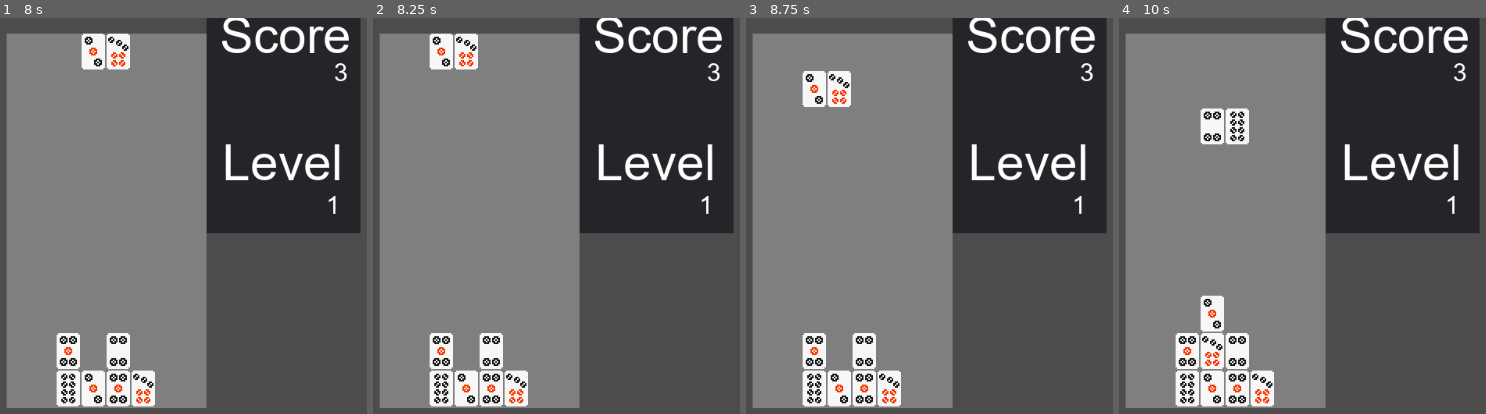
Above: before the commit, frames 1-4 (left to right).
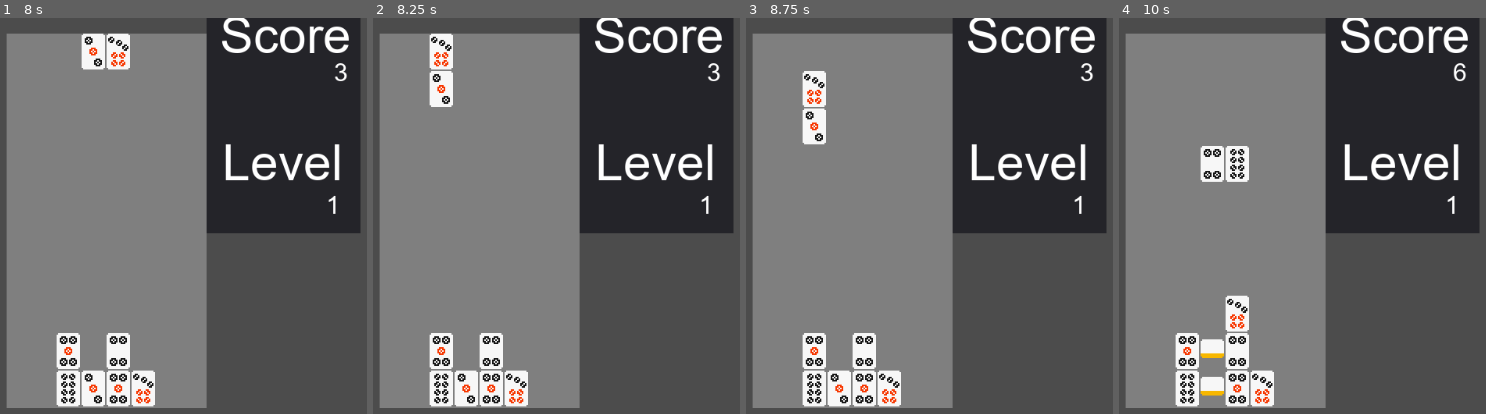
Above: after the commit, the same moments.

Repository: Xgor/Mahjocks
Game: Godot game, scene res://test.tscn
Two runs of this game, one before a commit and one after it. Both use one fixed random seed, a clock stepped at 60 frames per second and the inputs below.
Inputs:
- Up to frame 1 (8 s): tap Enter at 0.5, 2.75, 4.25 s; hold Right (ui_right) 0.53-1.28 s; hold Down (play_drop) 0.53-1.28 s; hold A (play_left) 1.28-2.03 s; tap Space (play_rotate_ccw) at 1.35, 2, 3.5, 3.6, 5, 5.85 s; hold Right (ui_right) 2.03-3.53 s; tap Ctrl (play_rotate_cw) at 2.1, 4.35, 6.6 s; tap Down (play_drop) at 2.85, 7.35 s; hold A (play_left) 3.53-5.78 s; hold Down (play_drop) 5.03-5.78 s; hold Right (ui_right) from 5.78 s (still down)
- Up to frame 2 (8.25 s): release Right (ui_right) at 8.03 s; hold A (play_left) from 8.03 s (still down); tap Space (play_rotate_ccw) at 8.1 s
- Up to frame 3 (8.75 s): keep holding A (play_left)
- Up to frame 4 (10 s): tap Ctrl (play_rotate_cw) at 8.85 s; release A (play_left) at 9.53 s; hold Right (ui_right) from 9.53 s (still down); hold Down (play_drop) from 9.53 s (still down)

Frame 1 is identical in both runs. In frame 2, 1.4% of the frame differs, in the area x 15-29%, y 3-23%; in frame 3, 1.4%; in frame 4, 4.4%, in the area x 22-95%, y 11-99%.

Commit message:
Music and better rotation

Diff:
--- a/Playfield.gd
+++ b/Playfield.gd
@@ -51,8 +51,6 @@
 	pass
 
 func _process(delta):
-#	print(Input.is_action_pressed("ui_right"))
-
 	#if not fall():
 	if Input.is_action_just_pressed("play_left"):
 		move_left()
@@ -255,19 +253,58 @@
 		if not tileCollision(playerBlockPos.x,playerBlockPos.y-1):
 			playerPieceDir = dir.up
 			return true
+		elif not tileCollision(playerBlockPos.x,playerBlockPos.y+1):
+			playerPieceDir = dir.up
+			playerBlockPos.y += 1
+			return true
+		else:
+			reverseDirection()
 	elif direction == dir.left:
 		if not tileCollision(playerBlockPos.x-1,playerBlockPos.y):
 			playerPieceDir = dir.left
 			return true
+		elif not tileCollision(playerBlockPos.x+1,playerBlockPos.y):
+			playerPieceDir = dir.left
+			playerBlockPos.x += 1
+			return true
+		else:
+			reverseDirection()
 	elif direction == dir.down:
 		if not tileCollision(playerBlockPos.x,playerBlockPos.y+1):
 			playerPieceDir = dir.down
 			return true
+		elif not tileCollision(playerBlockPos.x,playerBlockPos.y-1):
+			playerPieceDir = dir.down
+			playerBlockPos.y -= 1
+			return true
+		else:
+			reverseDirection()
 	elif direction == dir.right:
 		if not tileCollision(playerBlockPos.x+1,playerBlockPos.y):
 			playerPieceDir = dir.right
 			return true
+		elif not tileCollision(playerBlockPos.x-1,playerBlockPos.y):
+			playerPieceDir = dir.right
+			playerBlockPos.x -= 1
+			return true
+		else:
+			reverseDirection()
+
 	return false
+
+func reverseDirection():
+	if playerPieceDir == dir.up:
+		playerPieceDir = dir.down
+		playerBlockPos.y -= 1
+	elif playerPieceDir == dir.left:
+		playerPieceDir = dir.right
+		playerBlockPos.x = 1
+	elif playerPieceDir == dir.down:
+		playerPieceDir = dir.up
+		playerBlockPos.y += 1
+	elif playerPieceDir == dir.right:
+		playerPieceDir = dir.left
+		playerBlockPos.x -= 1
 
 func _draw():
 	for x in range(0,playfieldSize.x):
--- a/test.tscn
+++ b/test.tscn
@@ -1,10 +1,11 @@
-[gd_scene load_steps=8 format=2]
+[gd_scene load_steps=9 format=2]
 
 [ext_resource path="res://Playfield.gd" type="Script" id=1]
 [ext_resource path="res://MajhongPieces.png" type="Texture" id=2]
 [ext_resource path="res://playfield2.png" type="Texture" id=3]
 [ext_resource path="res://Scoreboard.gd" type="Script" id=4]
 [ext_resource path="res://arial.ttf" type="DynamicFontData" id=5]
+[ext_resource path="res://Lobo_Loco_-_20_-_Yangtzse_River_ID_756.ogg" type="AudioStream" id=6]
 
 [sub_resource type="DynamicFont" id=1]
 
@@ -28,6 +29,7 @@
 
 [node name="Playfield" type="Node2D" parent="." index="0"]
 
+editor/display_folded = true
 position = Vector2( 42.9154, 20.4823 )
 scale = Vector2( 2, 2 )
 script = ExtResource( 1 )
@@ -70,7 +72,6 @@
 margin_bottom = 292.0
 rect_scale = Vector2( 0.5, 0.5 )
 rect_pivot_offset = Vector2( 0, 0 )
-rect_clip_content = false
 mouse_filter = 0
 mouse_default_cursor_shape = 0
 size_flags_horizontal = 1
@@ -90,7 +91,6 @@
 margin_right = 185.0
 margin_bottom = 111.0
 rect_pivot_offset = Vector2( 0, 0 )
-rect_clip_content = false
 mouse_filter = 2
 mouse_default_cursor_shape = 0
 size_flags_horizontal = 1
@@ -113,7 +113,6 @@
 margin_right = 164.0
 margin_bottom = 137.0
 rect_pivot_offset = Vector2( 0, 0 )
-rect_clip_content = false
 mouse_filter = 2
 mouse_default_cursor_shape = 0
 size_flags_horizontal = 1
@@ -138,7 +137,6 @@
 margin_right = 188.0
 margin_bottom = 274.0
 rect_pivot_offset = Vector2( 0, 0 )
-rect_clip_content = false
 mouse_filter = 2
 mouse_default_cursor_shape = 0
 size_flags_horizontal = 1
@@ -161,7 +159,6 @@
 margin_right = 151.0
 margin_bottom = 144.0
 rect_pivot_offset = Vector2( 0, 0 )
-rect_clip_content = false
 mouse_filter = 2
 mouse_default_cursor_shape = 0
 size_flags_horizontal = 1
@@ -183,12 +180,19 @@
 margin_right = 40.0
 margin_bottom = 40.0
 rect_pivot_offset = Vector2( 0, 0 )
-rect_clip_content = false
 mouse_filter = 0
 mouse_default_cursor_shape = 0
 size_flags_horizontal = 1
 size_flags_vertical = 1
 
+[node name="AudioStreamPlayer" type="AudioStreamPlayer" parent="." index="2"]
+
+stream = ExtResource( 6 )
+volume_db = -0.22
+autoplay = true
+mix_target = 0
+bus = "Master"
+
 [connection signal="timeout" from="Playfield/FallTimer" to="Playfield" method="_on_FallTimer_timeout"]
 
 [connection signal="timeout" from="Playfield/UpdateTimer" to="Playfield" method="_on_UpdateTimer_timeout"]
Not shown, added: Lobo_Loco_-_20_-_Yangtzse_River_ID_756.ogg.import
Not shown, added: Lobo_Loco_-_20_-_Yangtzse_River_ID_756.ogg
